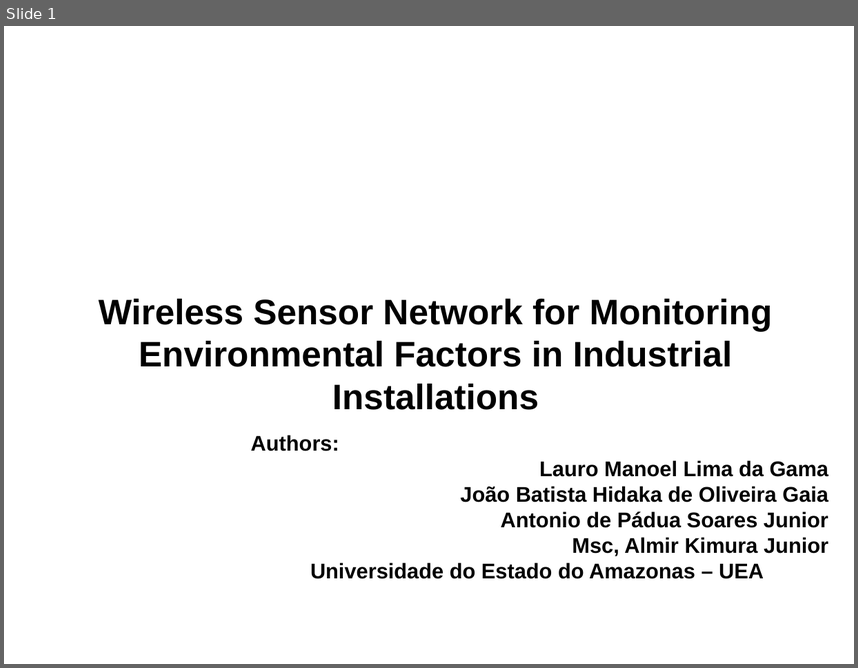
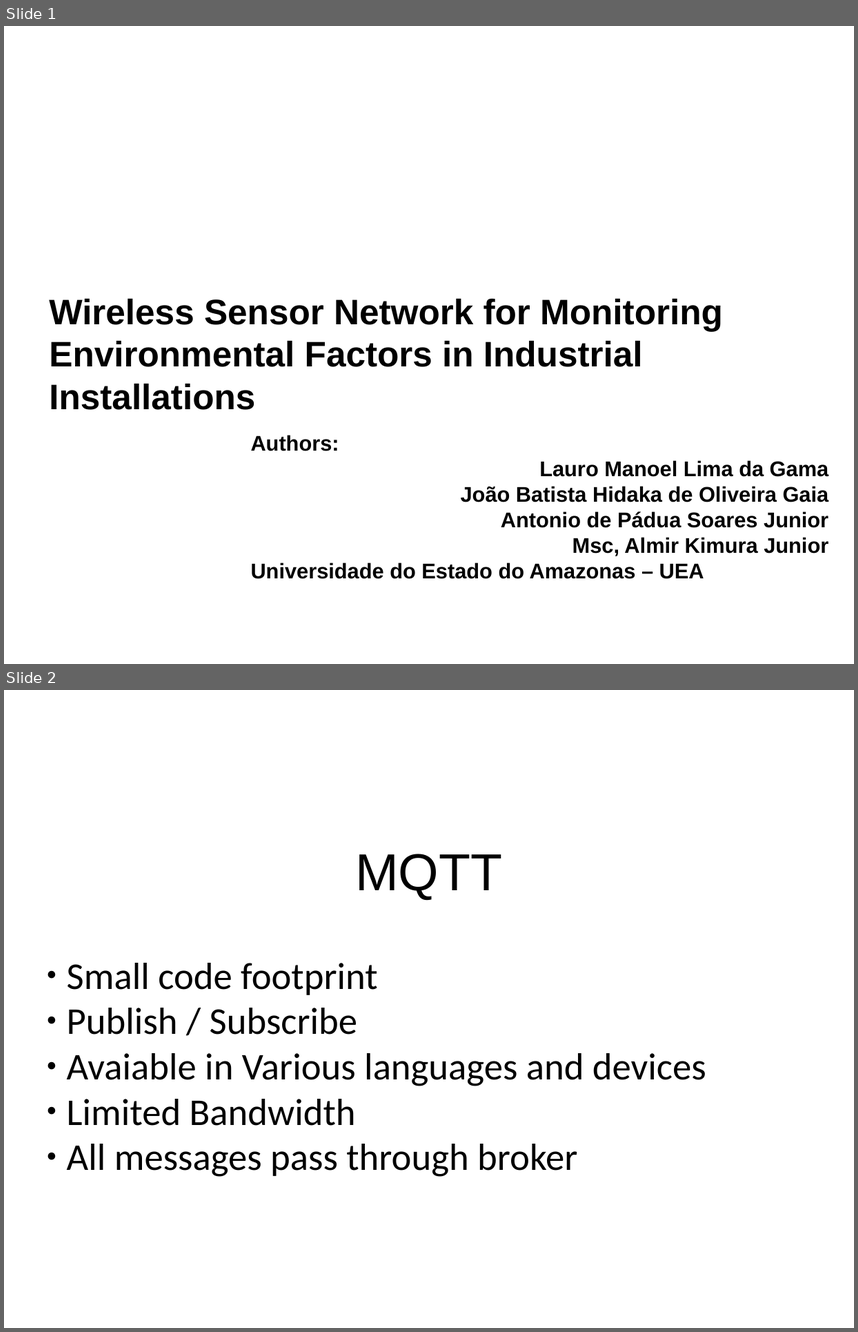
Before and after one commit to laurogama/artigo_pos, a slide deck: formato_chilecon/presentation/presentation_template.pptx. Shown one above the other, each under a label of ours: slide 1 before the commit, slides 1 and 2 after it. The pictures are 858x668 and 858x1332 pixels, drawn with LibreOffice and Linux fonts; fonts in the diff are those of the drawing; background and template pictures are left out. Boxes give left, top, right and bottom in pixels: in the first picture for what was removed or moved away, otherwise in the second. Text is boxed around its words. In the diff, an @@ line names an element or a change of style, - is before the commit and + after.

```diff
--- a/formato_chilecon/presentation/presentation_template.pptx
+++ b/formato_chilecon/presentation/presentation_template.pptx
@@ slide 2 added at bbox=[4, 690, 854, 1328], background picture (left out) @@
@@ text added at bbox=[355, 854, 502, 900], 44 pt, text #000000 @@
+MQTT
@@ text added at bbox=[67, 963, 706, 1176], 32 pt, text #000000 @@
+● Small code footprint
+● Publish / Subscribe
+● Avaiable in Various languages and devices
+● Limited Bandwidth
+● All messages pass through broker
@@ slide 1 changed as well @@
@@ text "Wireless Sensor Network for Monitoring ..." at bbox=[49, 298, 723, 410]: alignment centre to left @@
@@ text "Authors:" at bbox=[251, 434, 829, 579]: less space between paragraphs; alignment centre to left @@
```
Also in this commit, not shown: 2 other slides changed, 13 other slides added, 4 slides removed, 16 other files.
